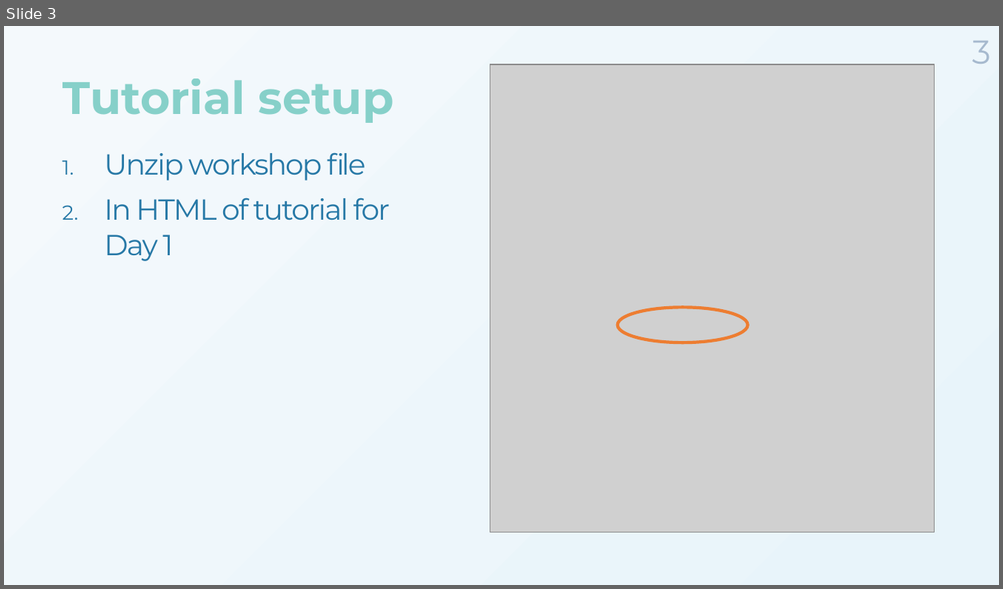
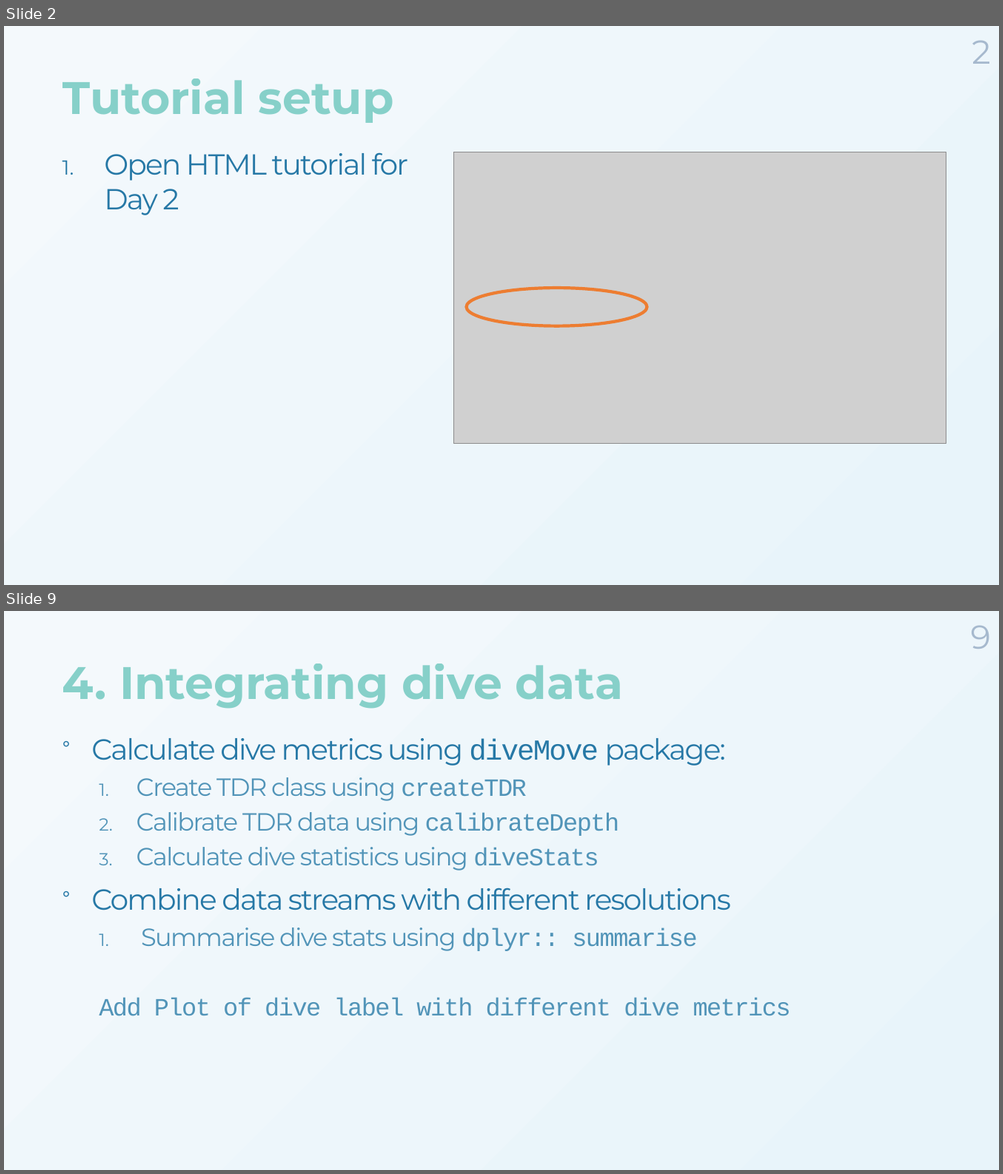
Before and after one commit to MarieAugerMethe/DFO_HMM_2022, a slide deck: Day2/HMM_Tutorial_Day2.pptx. Shown one above the other, each under a label of ours: slide 3 before the commit, slides 2 and 9 after it; the slides between them are not shown. The pictures are 1003x589 and 1003x1174 pixels, drawn with LibreOffice and Linux fonts; fonts in the diff are those of the drawing; grey boxes stand for pictures; background and template pictures are left out. Boxes give left, top, right and bottom in pixels: in the first picture for what was removed or moved away, otherwise in the second. Text is boxed around its words. In the diff, an @@ line names an element or a change of style, - is before the commit and + after.

```diff
--- a/Day2/HMM_Tutorial_Day2.pptx
+++ b/Day2/HMM_Tutorial_Day2.pptx
@@ slide 9 added at box(4, 611, 999, 1170), background gradient #F4F9FC to #E8F4FA @@
@@ page number added at box(970, 625, 990, 649), 32 pt, text #A6B9CE @@
+9
@@ title added at box(62, 664, 623, 709), 44 pt, text gradient #7BCCC4 to #0868AC, bold @@
+4. Integrating dive data
@@ text added at box(91, 738, 791, 1017), 24 pt, text #5194B8 @@
+° Calculate dive metrics using diveMove package:
+  1. Create TDR class using createTDR
+  2. Calibrate TDR data using calibrateDepth
+  3. Calculate dive statistics using diveStats
+° Combine data streams with different resolutions
+  1. Summarise dive stats using dplyr:: summarise
+  Add Plot of dive label with different dive metrics
@@ what was slide 3 is now slide 2 @@
@@ slide 2 changed as well @@
@@ page number at box(971, 40, 990, 64): text changed @@
-3
+2
@@ text at box(104, 153, 408, 215): text changed @@
-1. Unzip workshop file
-2. In HTML of tutorial for Day 1
+1. Open HTML tutorial for Day 2
@@ picture: place and size @@
-picture at box(489, 64, 934, 533)
+picture at box(454, 152, 946, 444)
@@ ellipse: place and size @@
-ellipse at box(617, 307, 748, 342)
+ellipse at box(466, 288, 647, 326)
```
Also in this commit, not shown: 2 other slides changed, 7 other slides added, 7 slides removed, 10 other files.
